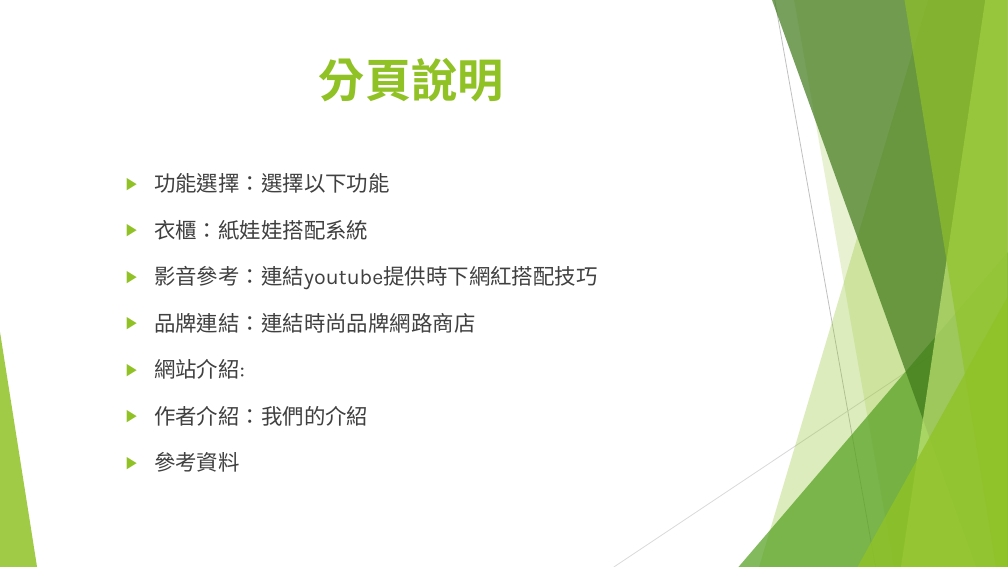
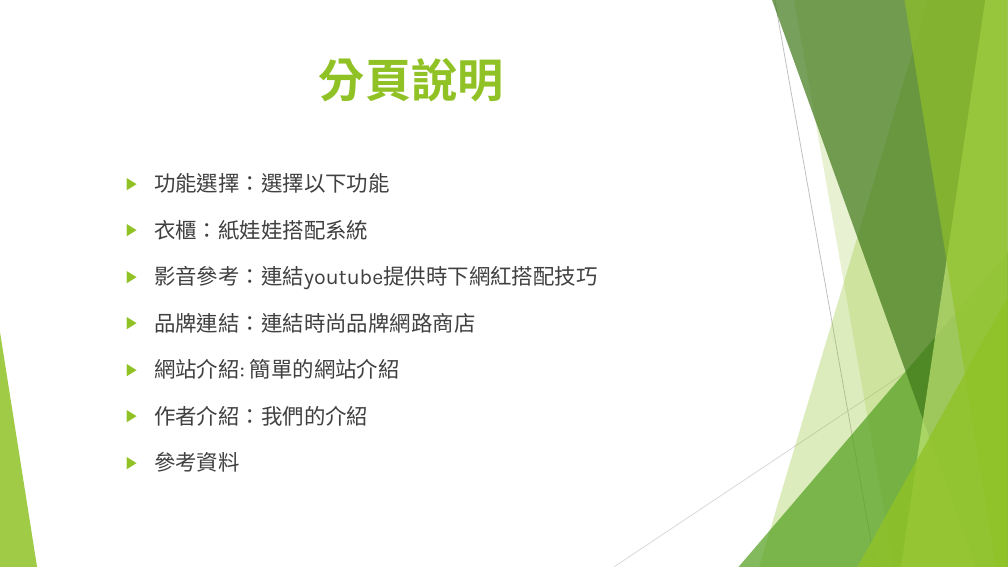
Before and after one commit to happy1103/SecretCloset, a slide deck: slide 4 of Webprograming/document/00457004+00457013.pptx. Drawn at 1008x567 pixels with LibreOffice and Linux fonts; fonts in the diff are those of the drawing. Boxes give left, top, right and bottom in pixels: in the first picture for what was removed or moved away, otherwise in the second. Text is boxed around its words. In the diff, an @@ line names an element or a change of style, - is before the commit and + after.

```diff
--- a/Webprograming/document/00457004+00457013.pptx
+++ b/Webprograming/document/00457004+00457013.pptx
@@ text at <box>154,359,400,379</box>: text changed @@
-▶ 網站介紹:
+▶ 網站介紹: 簡單的網站介紹
```
Also in this commit, not shown: 8 other slides changed, 2 slides added.
